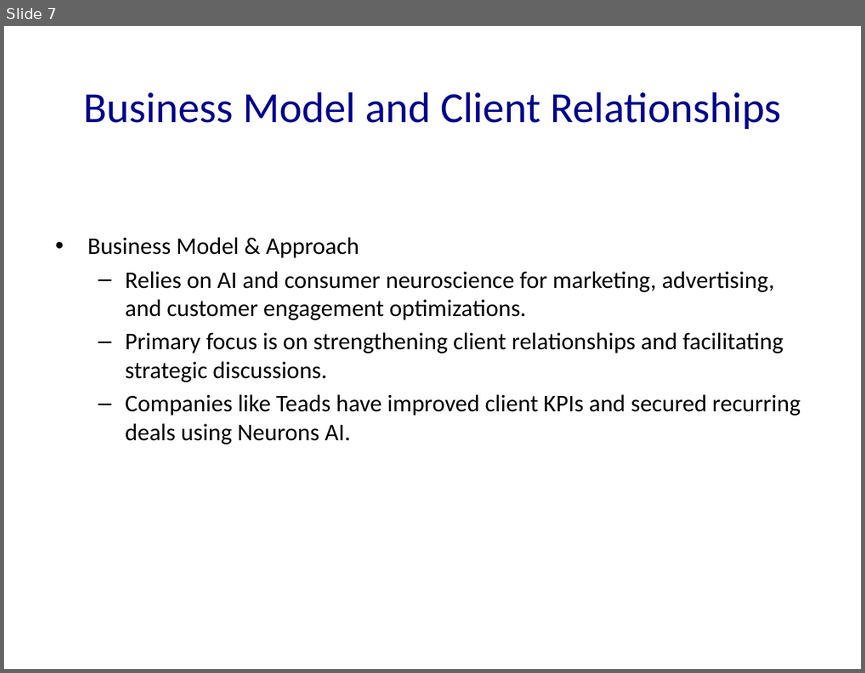
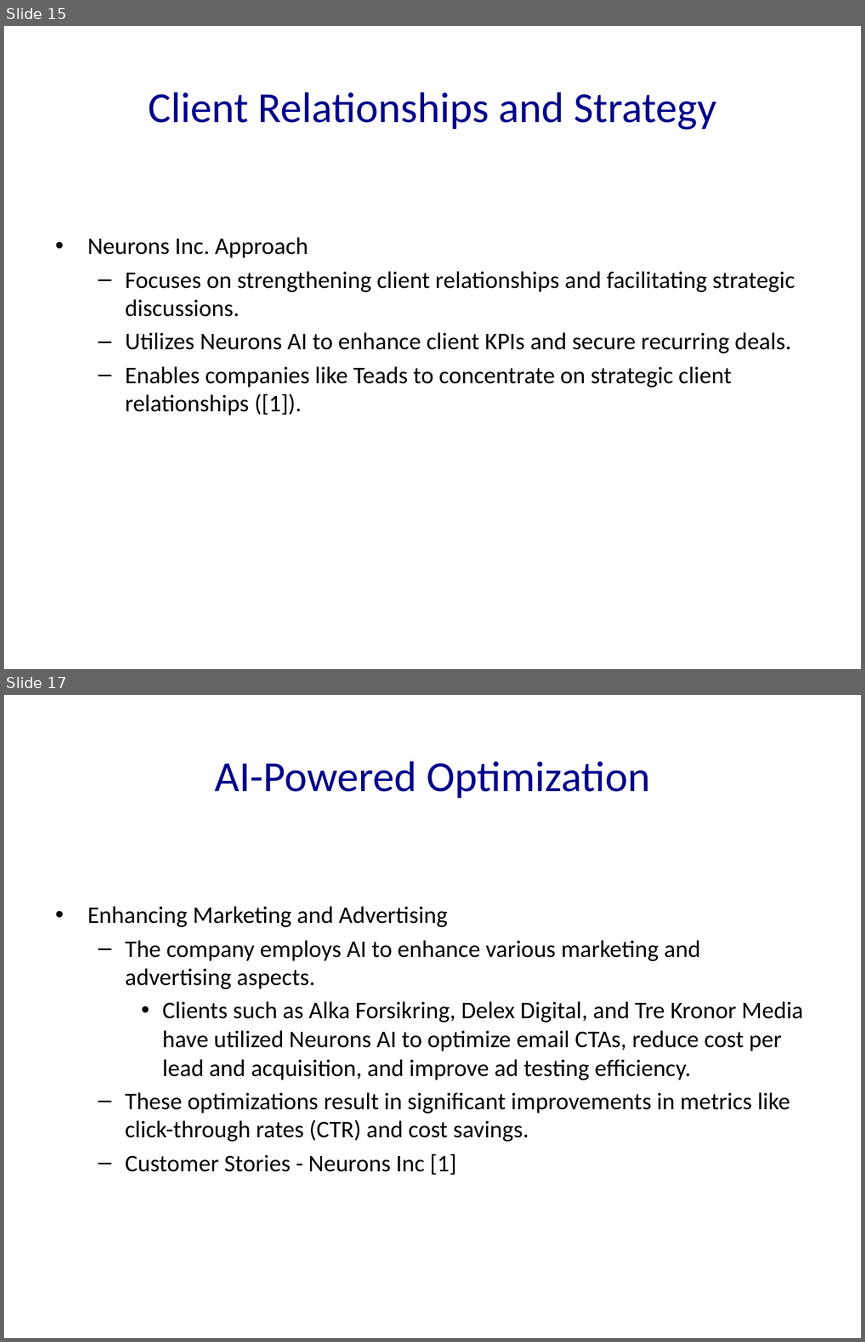
Before and after one commit to Frank-Gu-81/slides_autogeneration, a slide deck: Neuron_Solutions_Presentation.pptx. Shown one above the other, each under a label of ours: slide 7 before the commit, slides 15 and 17 after it; the slides between them are not shown. The pictures are 865x673 and 865x1342 pixels, drawn with LibreOffice and Linux fonts; fonts in the diff are those of the drawing. Boxes give left, top, right and bottom in pixels: in the first picture for what was removed or moved away, otherwise in the second. Text is boxed around its words. In the diff, an @@ line names an element or a change of style, - is before the commit and + after.

```diff
--- a/Neuron_Solutions_Presentation.pptx
+++ b/Neuron_Solutions_Presentation.pptx
@@ slide 17 added at box(4, 695, 861, 1338), background #FFFFFF @@
@@ title added at box(215, 761, 650, 798), 36 pt, text #00008B @@
+AI-Powered Optimization
@@ text added at box(87, 906, 803, 1174), 20 pt, text #000000 @@
+• Enhancing Marketing and Advertising
+  – The company employs AI to enhance various marketing and advertising aspects.
+    • Clients such as Alka Forsikring, Delex Digital, and Tre Kronor Media have utilized Neurons AI to optimize email CTAs, reduce cost per lead and acquisition, and improve ad testing efficiency.
+  – These optimizations result in significant improvements in metrics like click-through rates (CTR) and cost savings.
+  – Customer Stories - Neurons Inc [1]
@@ what was slide 7 is now slide 15 @@
@@ slide 15 changed as well @@
@@ title at box(148, 92, 716, 130): text changed @@
-Business Model and Client Relationships
+Client Relationships and Strategy
@@ text at box(87, 237, 794, 415): text changed @@
-• Business Model & Approach
-  – Relies on AI and consumer neuroscience for marketing, advertising, and customer engagement optimizations.
-  – Primary focus is on strengthening client relationships and facilitating strategic discussions.
-  – Companies like Teads have improved client KPIs and secured recurring deals using Neurons AI.
+• Neurons Inc. Approach
+  – Focuses on strengthening client relationships and facilitating strategic discussions.
+  – Utilizes Neurons AI to enhance client KPIs and secure recurring deals.
+  – Enables companies like Teads to concentrate on strategic client relationships ([1]).
```
Also in this commit, not shown: 8 other slides changed, 47 other slides added, 8 other files.
